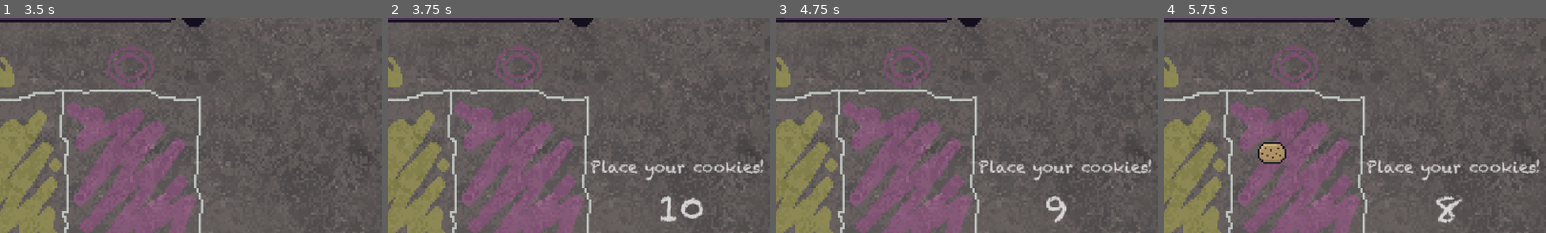
Above: before the commit, frames 1-4 (left to right).
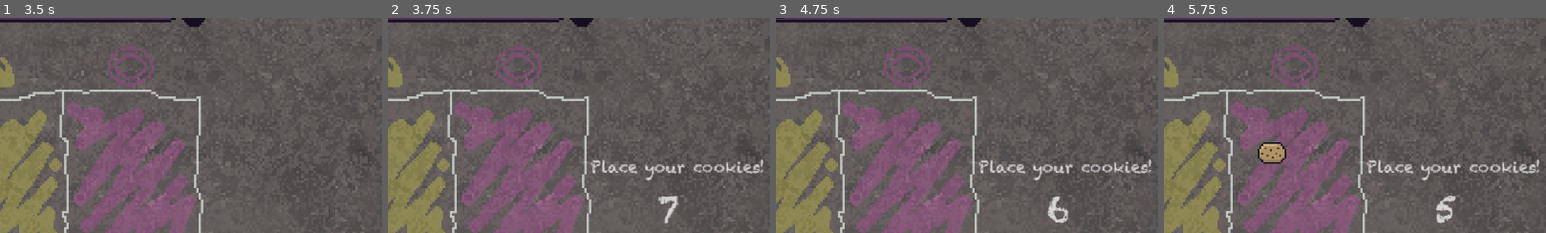
Above: after the commit, the same moments.

Repository: Sooshimi/golden-biscuit
Game: Godot game, scene res://scenes/battle_screen.tscn
Same seed, same stepped clock (60 frames per second), same inputs: the game is played once before the commit and once after it.
Inputs (mouse positions are % of the whole screen's width and height, from its top left):
- Up to frame 1 (3.5 s): click "Start Game" at 0.5 s; move the mouse to (72, 45) at 1.27 s; click (72, 45) at 1.35 s; move the mouse to (30, 55) at 2.02 s; click (30, 55) at 2.1 s; move the mouse to (60, 28) at 2.77 s; click (60, 28) at 2.85 s
- Up to frame 2 (3.75 s): tap Enter at 3.5 s; move the mouse to (45, 70) at 3.52 s; click (45, 70) at 3.6 s
- Up to frame 3 (4.75 s): tap Space at 4.25 s; move the mouse to (49, 74) at 4.27 s; click (49, 74) at 4.35 s
- Up to frame 4 (5.75 s): move the mouse to (55, 17) at 5.02 s; click (55, 17) at 5.1 s
The pictures show only the part of the screen within x 50-100%, y 8-58%; the shares and areas given below are measured in that part.

Frame 1 is identical in both runs. In frame 2, 0.6% of the frame differs, in the area x 70-83%, y 82-96%; in frame 3, 0.4%; in frame 4, 0.5%.

Commit message:
fix biscuit win sound

Diff:
--- a/scenes/battle_screen.tscn
+++ b/scenes/battle_screen.tscn
@@ -22,6 +22,7 @@
 [ext_resource type="Texture2D" uid="uid://bru4o185imugk" path="res://assets/Enemy_Panel_Purple1.png" id="13_bgqsx"]
 [ext_resource type="Texture2D" uid="uid://di3glr466vgou" path="res://assets/paper_button_yellow.png" id="14_20e4q"]
 [ext_resource type="Texture2D" uid="uid://o1hlghtu3582" path="res://assets/Scissors_button_pink.png" id="15_20e4q"]
+[ext_resource type="AudioStream" uid="uid://cpw0v5i2xphwh" path="res://audio/SFX/stings/collect_cookies_stash.mp3" id="15_bxcsp"]
 [ext_resource type="Texture2D" uid="uid://dn2eombl1jjc" path="res://assets/paw_emblem.png" id="15_jd2wk"]
 [ext_resource type="Texture2D" uid="uid://lkdqd2heqdx1" path="res://assets/claw_emblem.png" id="16_rhu2l"]
 [ext_resource type="Texture2D" uid="uid://bcn8b3rtja1oa" path="res://assets/roar_emblem.png" id="17_3q6ct"]
@@ -149,6 +150,9 @@
 
 [node name="RoarSound" type="AudioStreamPlayer2D" parent="."]
 stream = ExtResource("12_qo5xu")
+
+[node name="BiscuitCollectAudio" type="AudioStreamPlayer2D" parent="."]
+stream = ExtResource("15_bxcsp")
 
 [node name="Menu" type="CanvasLayer" parent="."]
 
@@ -411,7 +415,7 @@
 text = "Choose Paw, Claw, or Roar!"
 
 [node name="BetPhaseTimer" type="Timer" parent="."]
-wait_time = 10.0
+wait_time = 7.0
 one_shot = true
 
 [node name="ResultTimer" type="Timer" parent="."]
--- a/scripts/battle_screen/battle_screen.gd
+++ b/scripts/battle_screen/battle_screen.gd
@@ -138,16 +138,15 @@
 			body.add_to_group("cookie_won")
 			body.set_collision_mask(0)
 			body.set_collision_layer(0)
+			body.biscuit_throw = false
 
 		for body in get_tree().get_nodes_in_group("cookie_won"):
 			if enemy_win or (player_thrown_cookies_counter < minimum_bet and player_total_cookies_at_round_start > minimum_bet):
 				var direction = ($EnemyCookieCollector.global_position - body.global_position).normalized()
 				body.linear_velocity = direction * cookie_collect_speed
-				$LoseSound.play()
 			else:
 				var direction = ($PlayerCookieCollector.global_position - body.global_position).normalized()
 				body.linear_velocity = direction * cookie_collect_speed
-				$WinSound.play()
 
 func _on_start_game_button_pressed() -> void:
 	start_game_button_pressed = true
@@ -198,7 +197,8 @@
 	enemy_cookie_counter.text = str(Global.enemy_total_cookies)
 
 func enemy_turn() -> String:
-	enemy_choice = choices[randi() % choices.size()]
+	#enemy_choice = choices[randi() % choices.size()]
+	enemy_choice = "paw"
 	return enemy_choice
 
 func battle() -> void:
@@ -492,6 +492,13 @@
 func _on_cookie_collect_timer_timeout():
 	cookie_collect_trigger = true
 
+	if enemy_win or (player_thrown_cookies_counter < minimum_bet and player_total_cookies_at_round_start > minimum_bet):
+		$LoseSound.play()
+		$BiscuitCollectAudio.play()
+	elif player_win:
+		$WinSound.play()
+		$BiscuitCollectAudio.play()
+
 	# MINIMUM BET WITH PENALTY
 	if player_thrown_cookies_counter < minimum_bet and player_total_cookies_at_round_start > minimum_bet:
 		print(player_thrown_cookies_counter)
--- a/scripts/cookie.gd
+++ b/scripts/cookie.gd
@@ -17,6 +17,7 @@
 var max_cookie_throw_delay := 1.5
 var min_cookie_throw_distance := 0.5
 var max_cookie_throw_distance := 0.9
+var biscuit_throw := true
 
 func _ready() -> void:
 	linear_damp = 5.0
@@ -38,7 +39,8 @@
 
 	if not selected and linear_velocity.length() < 1:
 		linear_velocity = Vector2.ZERO
-		biscuit_throw_audio.play()
+		if biscuit_throw:
+			biscuit_throw_audio.play()
 
 	if self.is_in_group("enemy_cookie") and cookie_throw_delay_timer.is_stopped():
 		linear_velocity = Vector2.RIGHT.rotated(random_angle) * speed
Not shown, changed: export_presets.cfg
Not shown: 1 places in scenes/battle_screen.tscn that only renumber resources
